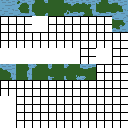
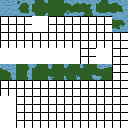
Before/after of a w=128, h=128 layered artwork. What changed in the layer stack:
painted on "Arrière-plan" over [80, 64, 112, 80]
